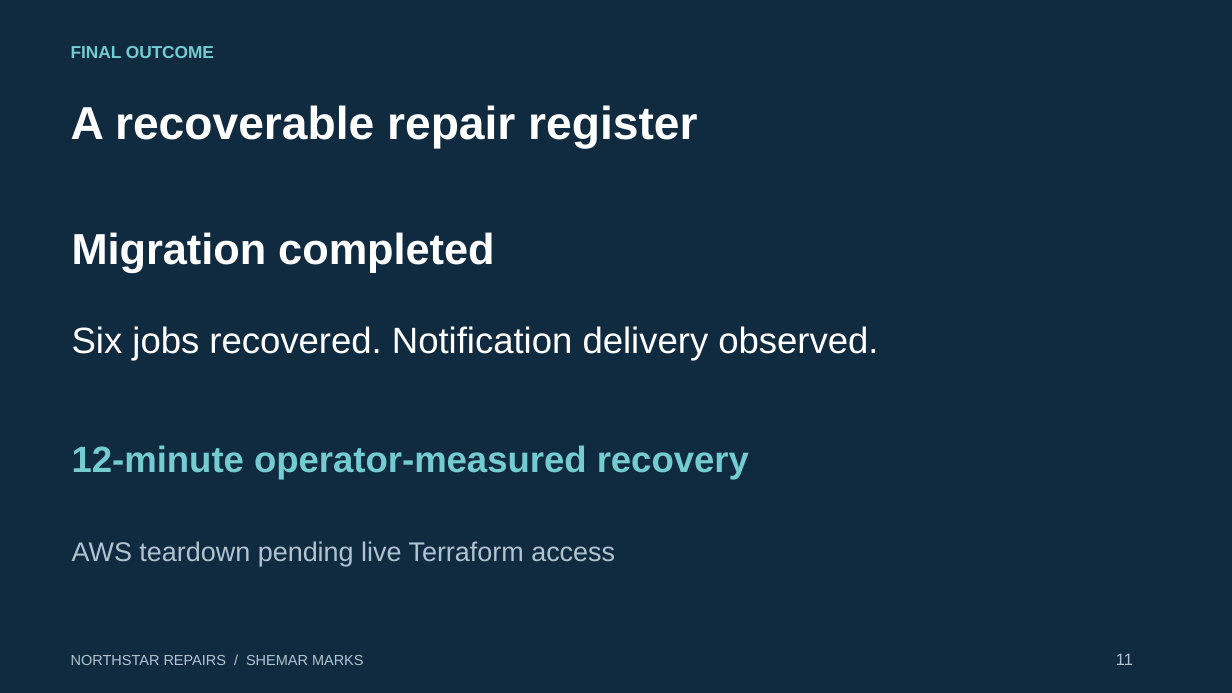
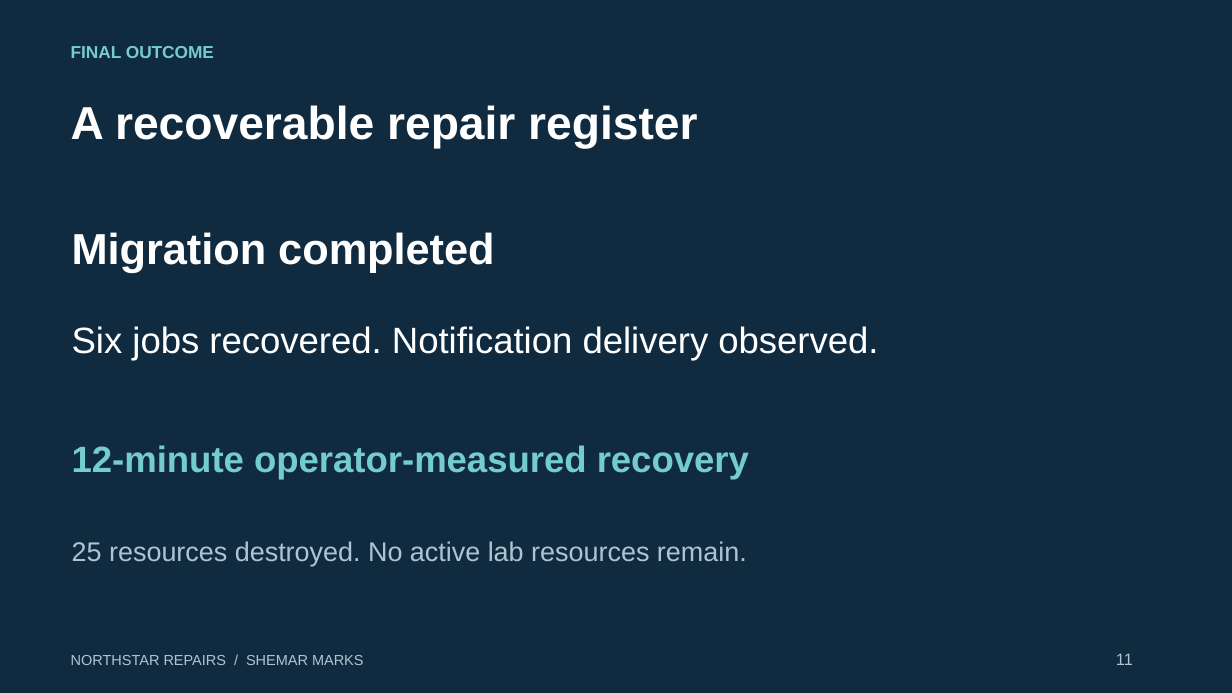
Before and after one commit to Shemarhn/northstar-aws-recovery, a slide deck: slide 11 of docs/presentation/Northstar-Repairs-Case-Study.pptx. Drawn at 1232x693 pixels with LibreOffice and Linux fonts; fonts in the diff are those of the drawing. Boxes give left, top, right and bottom in pixels: in the first picture for what was removed or moved away, otherwise in the second. Text is boxed around its words. In the diff, an @@ line names an element or a change of style, - is before the commit and + after.

Commit message:
Record verified AWS teardown and finalize recovery case study

```diff
--- a/docs/presentation/Northstar-Repairs-Case-Study.pptx
+++ b/docs/presentation/Northstar-Repairs-Case-Study.pptx
@@ text at [72,541,747,566]: text changed @@
-AWS teardown pending live Terraform access
+25 resources destroyed. No active lab resources remain.
```
Also in this commit, not shown: 2 other slides changed, 10 other files.
